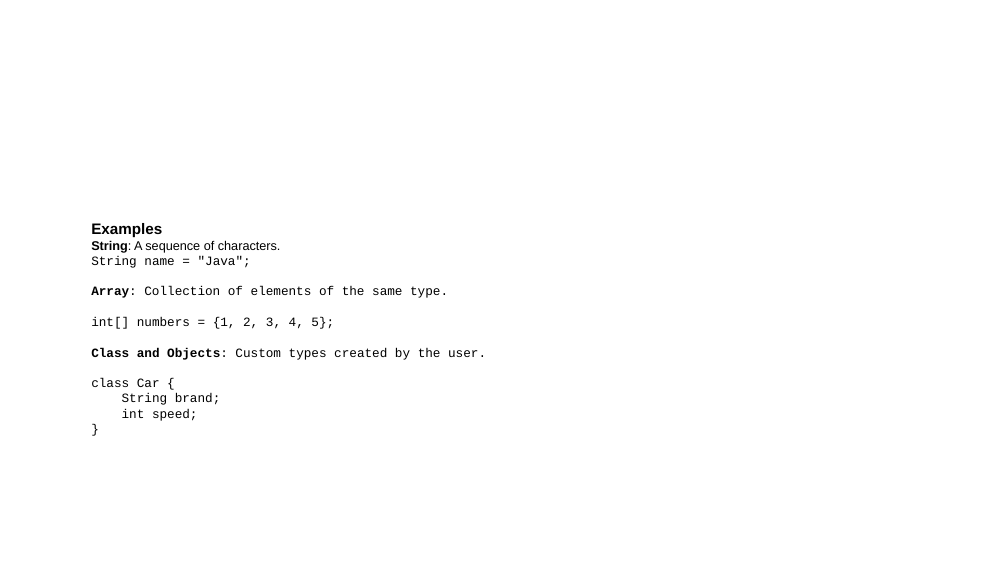
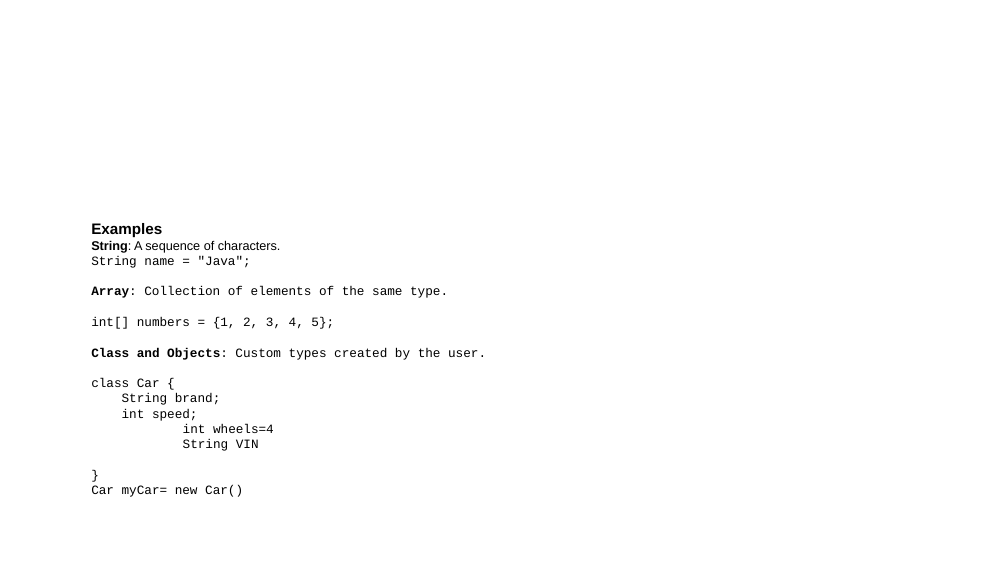
Before and after one commit to falcon-sky/microservice-aws-training, a slide deck: slide 8 of Day01/Java_Basic.odp. Drawn at 1008x567 pixels with LibreOffice and Linux fonts; fonts in the diff are those of the drawing; background and template pictures are left out. Boxes give left, top, right and bottom in pixels: in the first picture for what was removed or moved away, otherwise in the second. Text is boxed around its words. In the diff, an @@ line names an element or a change of style, - is before the commit and + after.

```diff
--- a/Day01/Java_Basic.odp
+++ b/Day01/Java_Basic.odp
@@ text at [183, 424, 274, 451]: paragraphs added @@
+int wheels=4
+String VIN
@@ text at [91, 485, 243, 497]: paragraph added @@
+Car myCar= new Car()
```
Also in this commit, not shown: 1 other slide changed, 3 other files.
